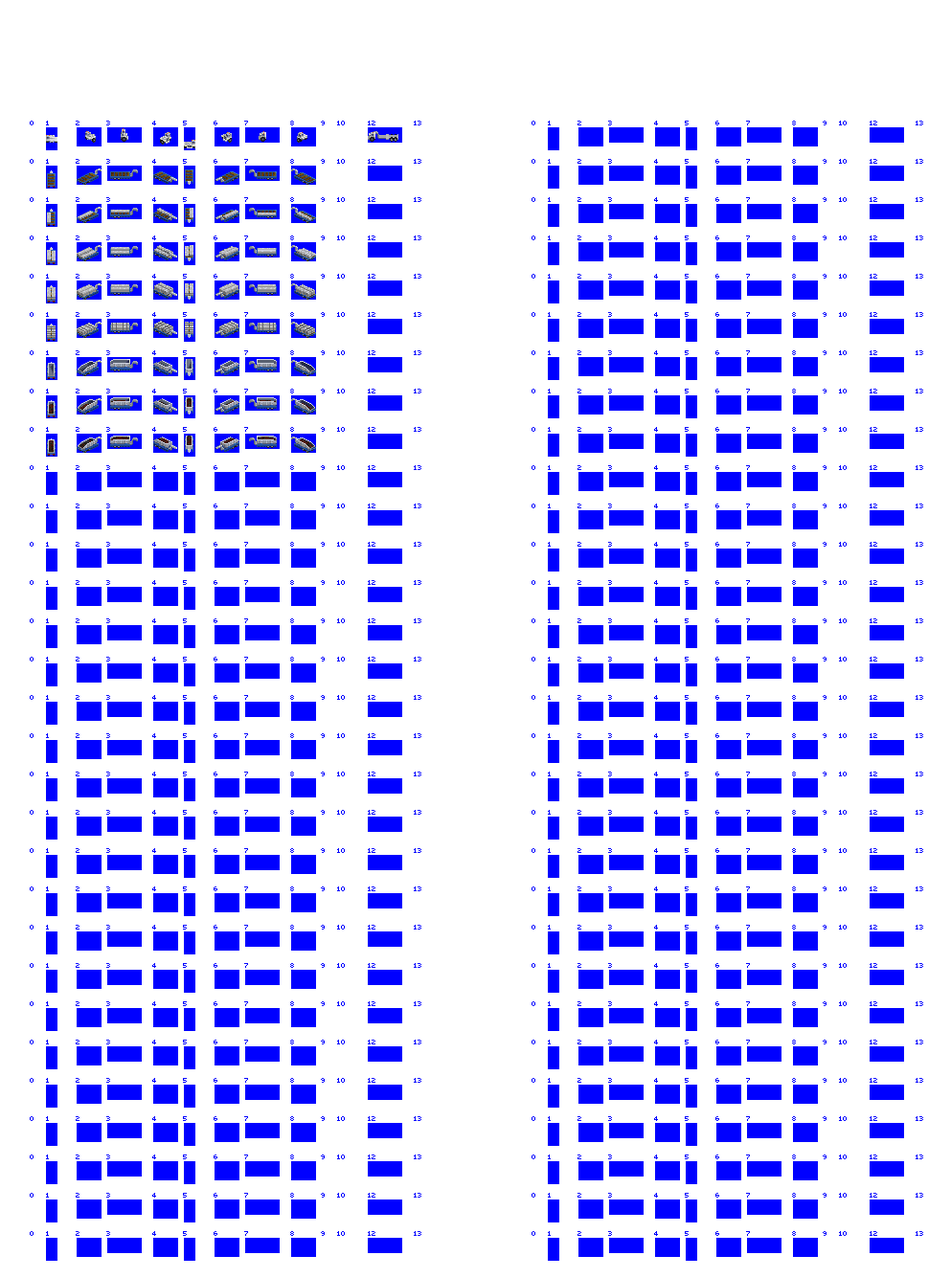
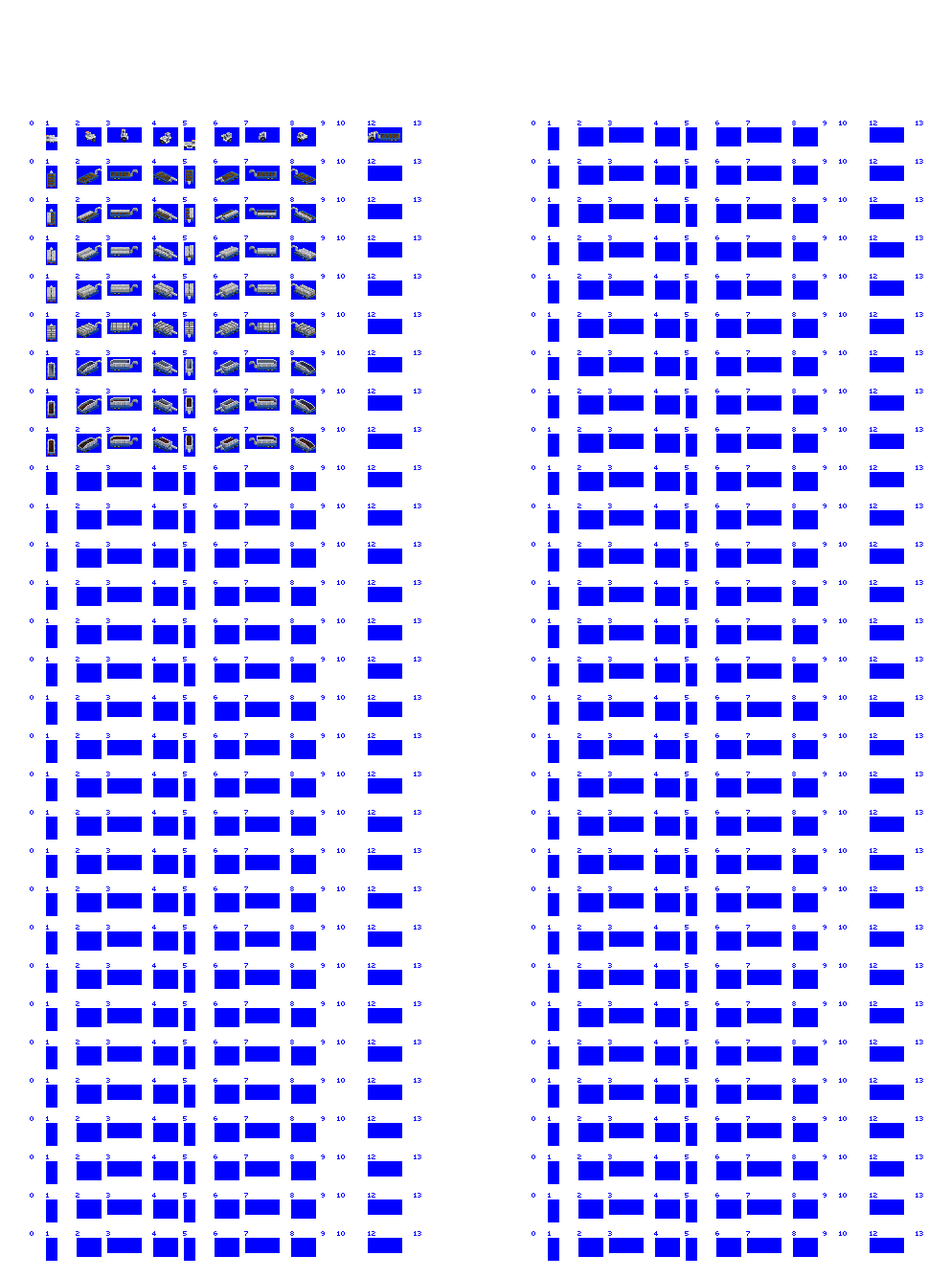
The second 951x1278 image is a revision of the first. Changes to its layers:
added layer "trailer body for buy view" in group "articulated foundry hauler" over [380, 133, 401, 141]
